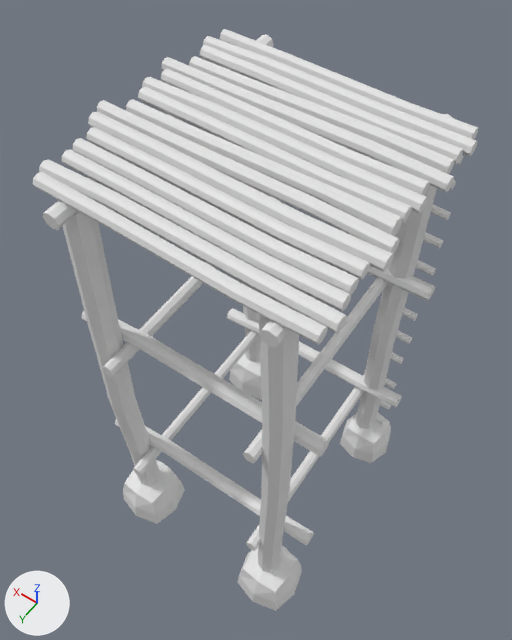
The Blender file Assets/Project Assets/Structures/ScoutTower.blend as it was, and as the next commit left it.
The view is the same before and after, from a 50 mm camera at (-2.76, 4.0, 9.76) aimed at (0.28, -0.25, 3.08). Lighting does not change. The marker at lower left points along +X, +Y and +Z. The same objects are shown in both versions, whatever each file hides.

Names of what the first picture shows: 'Scout_Tower'.
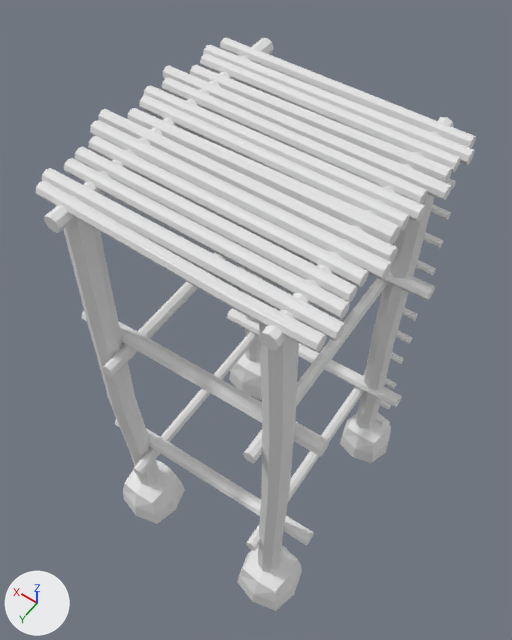
Where the change shows, as pixel boxes [x1, y1, x2, y2] in the pictures (512 x 640 px):
'Scout_Tower', reshaped: before [33, 29, 478, 611]; after [36, 38, 476, 611]
part 1 of me_scout_tower, added: after [143, 85, 425, 222]
part 2 of me_scout_tower, added: after [203, 45, 475, 165]
part 3 of me_scout_tower, added: after [90, 120, 392, 280]
part 4 of me_scout_tower, added: after [259, 117, 454, 351]
part 5 of me_scout_tower, added: after [44, 38, 274, 233]
part 6 of me_scout_tower, rebuilt: before [126, 99, 402, 236]; after [128, 108, 401, 245]
part 7 of me_scout_tower, rebuilt: before [162, 57, 454, 192]; after [163, 66, 452, 201]
part 8 of me_scout_tower, rebuilt: before [189, 56, 454, 174]; after [190, 65, 452, 183]
part 9 of me_scout_tower, rebuilt: before [39, 159, 347, 333]; after [42, 168, 346, 341]
part 10 of me_scout_tower, rebuilt: before [97, 100, 399, 254]; after [98, 109, 398, 262]
part 11 of me_scout_tower, deleted: before [43, 35, 274, 230]
part 12 of me_scout_tower, deleted: before [259, 114, 454, 348]
part 13 of me_scout_tower, deleted: before [142, 77, 427, 214]
part 14 of me_scout_tower, deleted: before [203, 36, 477, 157]
part 15 of me_scout_tower, cut back: before [33, 29, 478, 345]; after [36, 38, 476, 352]

What the commit changed:
me_scout_tower is used by ob_scout_tower; location (0.0, 0.0, 0.0).
me_scout_tower had 1256 vertices, 996 faces and spanned x -1.49..1.61, y -1.67..1.68, z -0.33..5.96.
me_scout_tower now has 912 vertices, 651 faces and spans x -1.49..1.61, y -1.67..1.68, z -0.33..5.87.
me_scout_tower part 1: the loose piece of 16 vertices spanning x -1.25..-0.79, y -1.46..-1.37, z 5.39..5.48 is copied, and the copy is scaled about its middle by (6.28, 1.61, 1.61), then moved by (1.07, 1.22, 0.33); it spans x -1.4..1.48, y -0.27..-0.11, z 5.69..5.84.
me_scout_tower part 2: the loose piece of 16 vertices spanning x -1.25..-0.79, y -1.46..-1.37, z 5.39..5.48 is copied, and the copy is scaled about its middle by (6.28, 1.61, 1.61), then moved by (1.04, 0.34, 0.33); it spans x -1.42..1.46, y -1.15..-0.99, z 5.69..5.84.
me_scout_tower part 3: a new loose piece, an 8-sided cylinder along x spanning x -1.48..1.51, y 0.43..0.58, z 5.69..5.84, in mat_material_001 (its picture is missing).
me_scout_tower part 4: the loose piece of 16 vertices spanning x -0.98..-0.76, y -1.46..1.53, z 3.62..3.8 is copied, and the copy is scaled about its middle by (1.21, 1, 1), then moved by (-0.18, 0.0, 1.99); it spans x -1.19..-0.92, y -1.46..1.53, z 5.61..5.79.
me_scout_tower part 5: the loose piece of 16 vertices spanning x 0.75..0.98, y -1.59..1.58, z 3.62..3.8 is copied, and the copy is scaled about its middle by (1.21, 1, 1), then moved by (0.18, 0.0, 1.99); it spans x 0.91..1.18, y -1.59..1.58, z 5.61..5.79.
me_scout_tower part 6: the loose piece of 32 vertices spanning x -1.35..1.4, y 0.07..0.24, z 5.76..5.96 is rebuilt with 16 vertices and now spans x -1.35..1.4, y 0.07..0.24, z 5.67..5.87.
me_scout_tower part 7: the loose piece of 32 vertices spanning x -1.47..1.58, y -0.64..-0.46, z 5.76..5.95 is rebuilt with 16 vertices and now spans x -1.47..1.58, y -0.64..-0.46, z 5.67..5.85.
me_scout_tower part 8: the loose piece of 32 vertices spanning x -1.38..1.38, y -0.81..-0.66, z 5.76..5.95 is rebuilt with 16 vertices and now spans x -1.38..1.38, y -0.81..-0.66, z 5.67..5.85.
me_scout_tower part 9: the loose piece of 32 vertices spanning x -1.49..1.39, y 1.12..1.29, z 5.78..5.93 is rebuilt with 16 vertices and now spans x -1.49..1.39, y 1.13..1.29, z 5.69..5.84.
me_scout_tower part 10: the loose piece of 32 vertices spanning x -1.44..1.61, y 0.24..0.42, z 5.76..5.95 is rebuilt with 16 vertices and now spans x -1.44..1.61, y 0.24..0.42, z 5.67..5.85.
me_scout_tower part 11: the loose piece of 32 vertices spanning x 0.91..1.18, y -1.59..1.58, z 5.65..5.82 is deleted.
me_scout_tower part 12: the loose piece of 32 vertices spanning x -1.19..-0.92, y -1.46..1.53, z 5.65..5.82 is deleted.
me_scout_tower part 13: the loose piece of 32 vertices spanning x -1.4..1.48, y -0.28..-0.11, z 5.78..5.93 is deleted.
me_scout_tower part 14: the loose piece of 32 vertices spanning x -1.42..1.46, y -1.16..-0.99, z 5.78..5.93 is deleted.
me_scout_tower part 15: 101 vertices moved from x -1.44..1.43, y -1.33..1.46, z 5.79..5.93 to x -1.44..1.43, y -1.33..1.46, z 5.69..5.84; 153 vertices removed from x -1.48..1.51, y -1.33..1.43, z 5.78..5.93; 1 vertex added at x -0.75, y 1.39, z 5.83.
